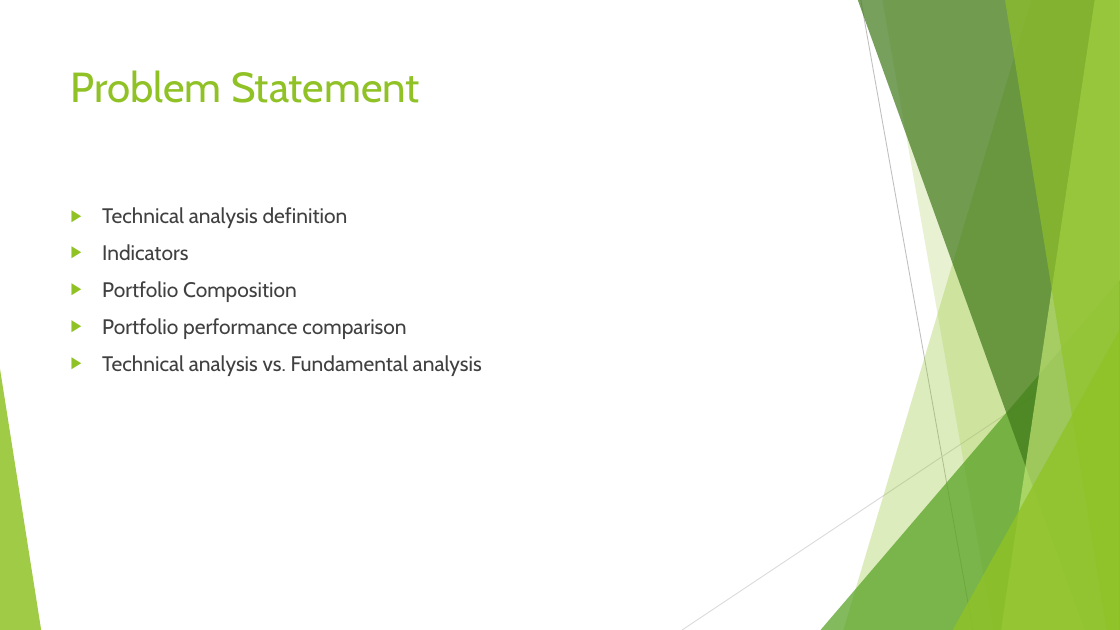
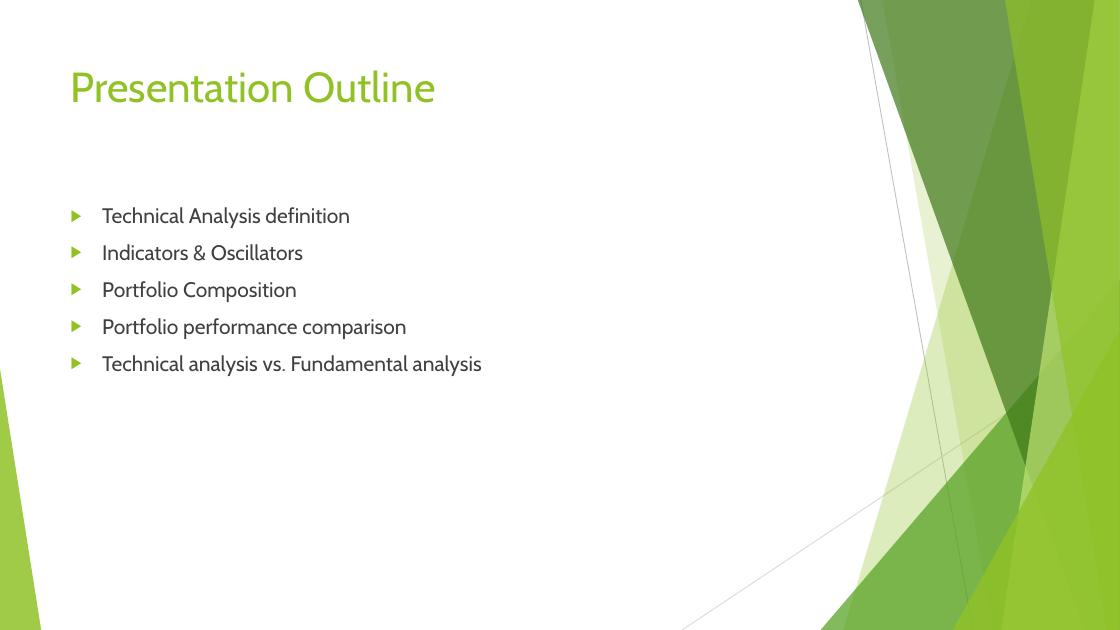
Before and after one commit to Charmendar/ComputeFinance_Presnstation, a slide deck: slide 2 of Technical Analysis-comparison.pptx. Drawn at 1120x630 pixels with LibreOffice and Linux fonts; fonts in the diff are those of the drawing. Boxes give left, top, right and bottom in pixels: in the first picture for what was removed or moved away, otherwise in the second. Text is boxed around its words. In the diff, an @@ line names an element or a change of style, - is before the commit and + after.

```diff
--- a/Technical Analysis-comparison.pptx
+++ b/Technical Analysis-comparison.pptx
@@ title at bbox=[71, 70, 436, 103]: text changed @@
-Problem Statement
+Presentation Outline
@@ text at bbox=[102, 207, 350, 261]: text changed @@
-▶ Technical analysis definition
-▶ Indicators
+▶ Technical Analysis definition
+▶ Indicators & Oscillators
```
Also in this commit, not shown: 4 other slides changed.
